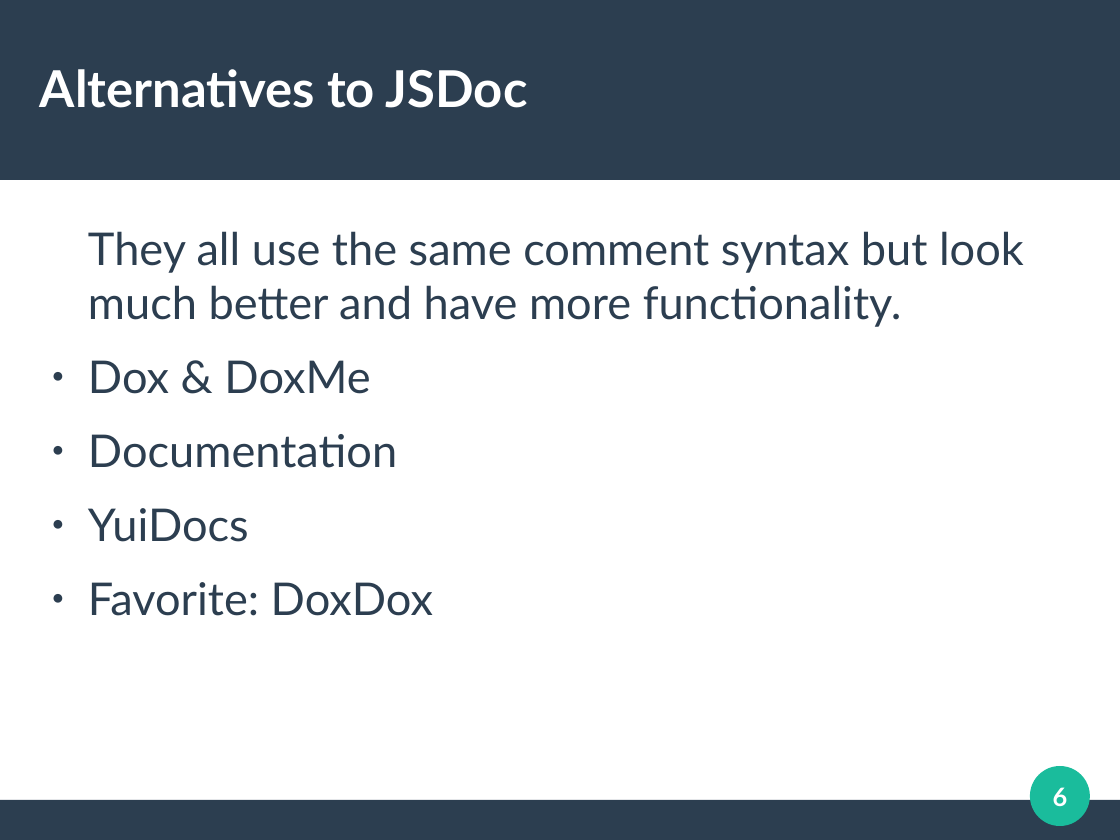
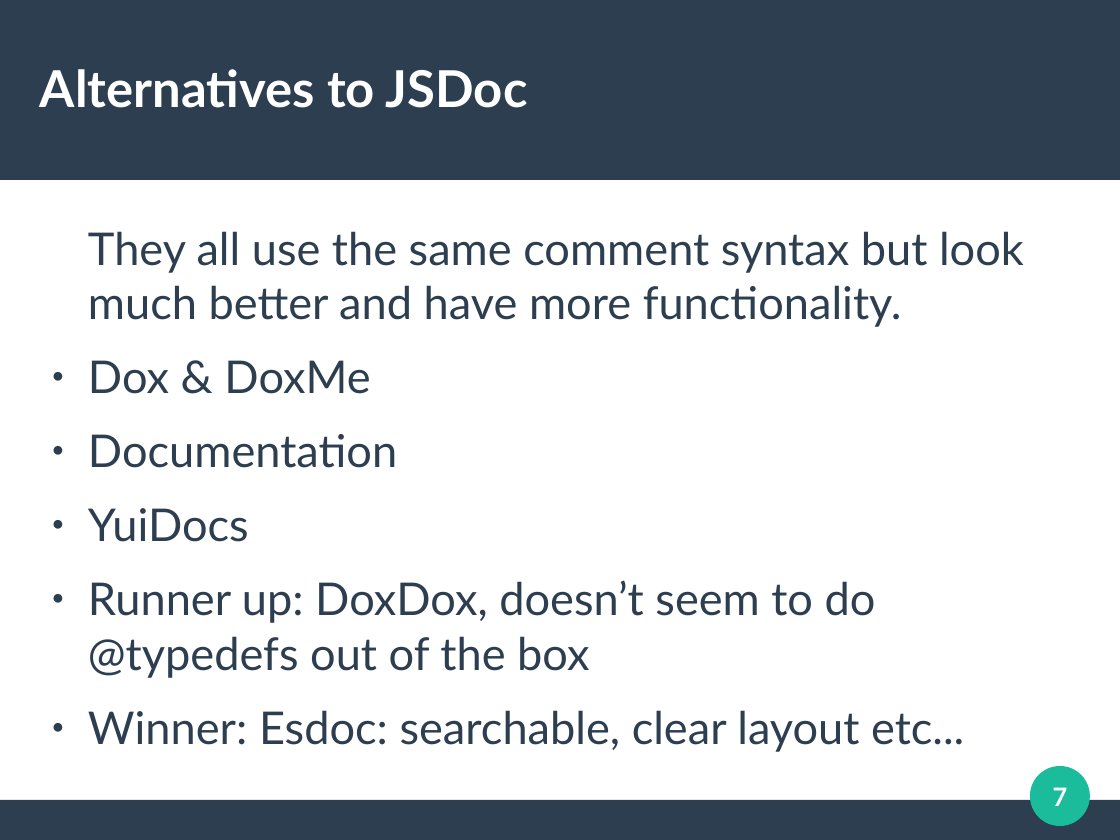
Before and after one commit to NCJS/04-19-tools-for-documenting-your-code, a slide deck: slide 7 of TALK_SLIDESHOW.odp (slide 6 before the commit). Drawn at 1120x840 pixels with LibreOffice and Linux fonts; fonts in the diff are those of the drawing. Boxes give left, top, right and bottom in pixels: in the first picture for what was removed or moved away, otherwise in the second. Text is boxed around its words. In the diff, an @@ line names an element or a change of style, - is before the commit and + after.

```diff
--- a/TALK_SLIDESHOW.odp
+++ b/TALK_SLIDESHOW.odp
@@ text at [88,580,964,752]: text changed @@
-● Favorite: DoxDox
+● Runner up: DoxDox, doesn’t seem to do @typedefs out of the box
+● Winner: Esdoc: searchable, clear layout etc...
@@ page number at [1053,787,1068,806]: text changed @@
-6
+7
```
Also in this commit, not shown: 2 other slides changed, 3 slides added, 1 slide removed, 41 other files.
